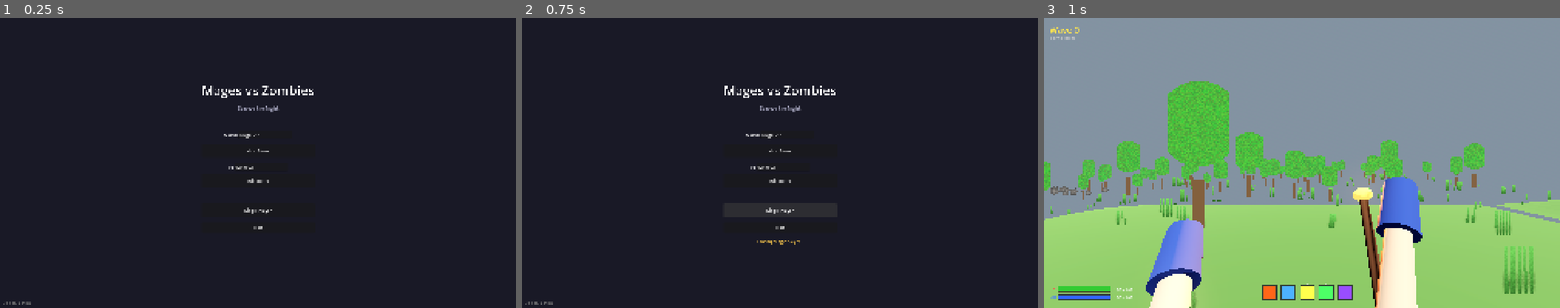
Above: before the commit, frames 1-3 (left to right).
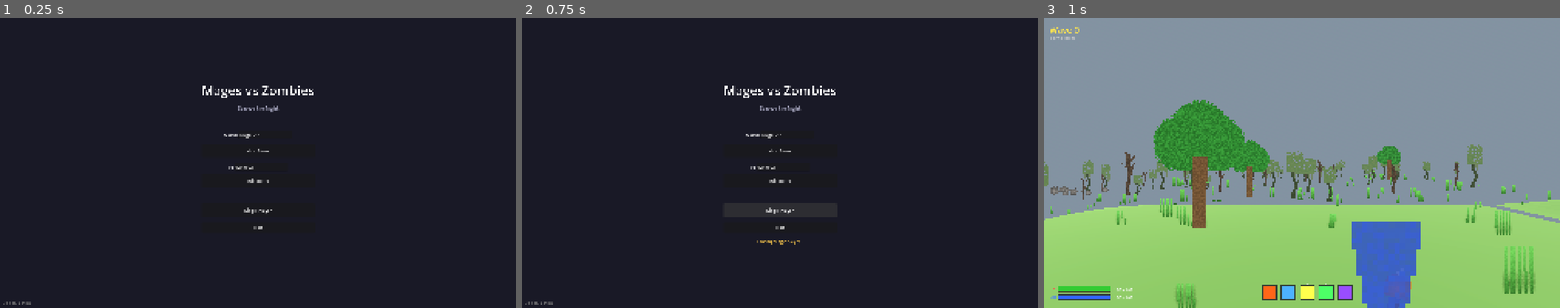
Above: after the commit, the same moments.

Repository: ruapotato/Mages-vs-Zombies
Game: Godot game, scene res://scenes/ui/main_menu.tscn
Two runs of this game, one before a commit and one after it. Both use one fixed random seed, a clock stepped at 60 frames per second and the inputs below.
Inputs:
- Up to frame 1 (0.25 s): no input
- Up to frame 2 (0.75 s): click "Single Player" at 0.5 s
- Up to frame 3 (1 s): no input

Frames 1-2 are identical in both runs. In frame 3, 16% of the frame differs, in the area x 0-86%, y 21-100%.
Error before the commit: Parse Error: Cannot infer the type of "px" variable because the value doesn't have a set type. (res://scripts/autoload/texture_generator.gd:185)

Commit message:
Fix script errors and convert arms to 2D sprites
- Fixed FirstPersonArms class reference using dynamic script loading
- Fixed texture_generator type inference (explicit int types for px/py)
- Added null guard for mesh_generator in terrain threading
- Converted first-person arms to 2D billboard Sprite3D
- Arms/wand now use pixel art textures matching Paper Mario style

🤖 Generated with [Claude Code](https://claude.com/claude-code)

Co-Authored-By: Claude Opus 4.5 <noreply@anthropic.com>

Diff:
--- a/scripts/autoload/texture_generator.gd
+++ b/scripts/autoload/texture_generator.gd
@@ -182,8 +182,8 @@
 		Vector2i(-1, -1)
 	]
 	for p in points:
-		var px := cx + p.x
-		var py := cy + p.y
+		var px: int = cx + p.x
+		var py: int = cy + p.y
 		if px >= 0 and px < 64 and py >= 0 and py < 96:
 			img.set_pixel(px, py, color)
 
@@ -295,17 +295,17 @@
 	for leg_offset in [-10, 10]:
 		for y in range(by - 15, by):
 			for dx in range(-6, 6):
-				var px := cx + leg_offset + dx
+				var px: int = cx + leg_offset + dx
 				if px >= 0 and px < img.get_width():
 					img.set_pixel(px, y, colors[2])
 
 	# Huge arms
 	for arm_side in [-1, 1]:
 		for i in range(25):
-			var px := cx + arm_side * (20 + i / 4)
-			var py := by - 55 + i
+			var px: int = cx + arm_side * (20 + i / 4)
+			var py: int = by - 55 + i
 			for dx in range(-4, 5):
-				var ppx := px + dx
+				var ppx: int = px + dx
 				if ppx >= 0 and ppx < img.get_width() and py >= 0 and py < img.get_height():
 					img.set_pixel(ppx, py, colors[1])
 
@@ -337,7 +337,7 @@
 		var width: int = 12
 		for x in range(cx - width, cx + width):
 			if x >= 0 and x < img.get_width():
-				var c := colors[0]
+				var c: Color = colors[0]
 				c.a = alpha * 0.7
 				img.set_pixel(x, y, c)
 
@@ -384,10 +384,10 @@
 	# Short stubby arms
 	for arm_side in [-1, 1]:
 		for i in range(8):
-			var px := cx + arm_side * (12 + i / 3)
-			var py := by - 35 + i
+			var px: int = cx + arm_side * (12 + i / 3)
+			var py: int = by - 35 + i
 			for dx in range(-2, 3):
-				var ppx := px + dx
+				var ppx: int = px + dx
 				if ppx >= 0 and ppx < img.get_width() and py >= 0 and py < img.get_height():
 					img.set_pixel(ppx, py, colors[1])
 
@@ -417,7 +417,7 @@
 		var leg_forward: int = 2 if leg_offset < 0 else -2
 		for y in range(by - 10, by):
 			for dx in range(-3, 3):
-				var px := cx + leg_offset + dx + leg_forward * (y - (by - 10)) / 10
+				var px: int = cx + leg_offset + dx + leg_forward * (y - (by - 10)) / 10
 				if px >= 0 and px < img.get_width():
 					img.set_pixel(px, y, colors[2])
 
@@ -425,10 +425,10 @@
 	for arm_side in [-1, 1]:
 		var reach_ext: int = 8 if reaching else 0
 		for i in range(15 + reach_ext):
-			var px := cx + arm_side * (10 + i / 2)
-			var py := y + i / 3 - reach_ext / 4
+			var px: int = cx + arm_side * (10 + i / 2)
+			var py: int = y + i / 3 - reach_ext / 4
 			for dx in range(-2, 3):
-				var ppx := px + dx
+				var ppx: int = px + dx
 				if ppx >= 0 and ppx < img.get_width() and py >= 0 and py < img.get_height():
 					img.set_pixel(ppx, py, colors[1])
 
@@ -504,8 +504,8 @@
 		for dy in range(-25, 20):
 			for dx in range(-20, 21):
 				if dx * dx + dy * dy < 350 + randf() * 100:
-					var px := center.x + dx
-					var py := center.y + dy
+					var px: int = center.x + dx
+					var py: int = center.y + dy
 					if px >= 0 and px < 64 and py >= 0 and py < 128:
 						var shade: float = 0.7 + randf() * 0.3
 						var existing: Color = img.get_pixel(px, py)
--- a/scripts/player/first_person_arms.gd
+++ b/scripts/player/first_person_arms.gd
@@ -1,202 +1,212 @@
 extends Node3D
 class_name FirstPersonArms
 
-## First-person arms and wand/staff visible from player's perspective
-## Rendered on a separate viewport layer so they don't clip through walls
-
-@onready var arm_left: MeshInstance3D
-@onready var arm_right: MeshInstance3D
-@onready var wand: MeshInstance3D
-@onready var wand_tip: MeshInstance3D
+## First-person arms and wand visible from player's perspective
+## Uses 2D billboard sprites for Paper Mario style
+
+# Billboard sprites
+var arm_sprite: Sprite3D
+var wand_sprite: Sprite3D
 
 # Animation state
 var idle_time: float = 0.0
 var cast_animation_time: float = 0.0
 var is_casting: bool = false
 
-# Wand tip glow color based on selected spell
-var current_spell_color: Color = Color(1, 0.5, 0.2)  # Fireball orange
-
-# Skin tone (matches player mage)
+# Spell color for wand glow
+var current_spell_color: Color = Color(1, 0.5, 0.2)
+
+# Colors
 var skin_color: Color = Color(0.96, 0.80, 0.69)
 var robe_color: Color = Color(0.2, 0.3, 0.7)
 
 
 func _ready() -> void:
-	_create_arms()
-	_create_wand()
+	_create_arm_sprite()
+	_create_wand_sprite()
 
 
 func _process(delta: float) -> void:
 	idle_time += delta
 
-	# Idle bob animation
 	if not is_casting:
 		_animate_idle(delta)
 	else:
 		_animate_cast(delta)
 
 
-func _create_arms() -> void:
-	# Left arm (less visible, off to the side)
-	arm_left = MeshInstance3D.new()
-	var left_mesh = CylinderMesh.new()
-	left_mesh.top_radius = 0.03
-	left_mesh.bottom_radius = 0.04
-	left_mesh.height = 0.35
-	arm_left.mesh = left_mesh
-
-	var left_mat = StandardMaterial3D.new()
-	left_mat.albedo_color = skin_color
-	arm_left.material_override = left_mat
-
-	arm_left.position = Vector3(-0.25, -0.3, -0.35)
-	arm_left.rotation_degrees = Vector3(-60, 0, 20)
-	add_child(arm_left)
-
-	# Left sleeve
-	var sleeve_left = MeshInstance3D.new()
-	var sleeve_mesh_l = CylinderMesh.new()
-	sleeve_mesh_l.top_radius = 0.045
-	sleeve_mesh_l.bottom_radius = 0.05
-	sleeve_mesh_l.height = 0.15
-	sleeve_left.mesh = sleeve_mesh_l
-
-	var sleeve_mat = StandardMaterial3D.new()
-	sleeve_mat.albedo_color = robe_color
-	sleeve_left.material_override = sleeve_mat
-	sleeve_left.position = Vector3(0, 0.15, 0)
-	arm_left.add_child(sleeve_left)
-
-	# Right arm (holding wand, more prominent)
-	arm_right = MeshInstance3D.new()
-	var right_mesh = CylinderMesh.new()
-	right_mesh.top_radius = 0.03
-	right_mesh.bottom_radius = 0.04
-	right_mesh.height = 0.4
-	arm_right.mesh = right_mesh
-
-	var right_mat = StandardMaterial3D.new()
-	right_mat.albedo_color = skin_color
-	arm_right.material_override = right_mat
-
-	arm_right.position = Vector3(0.2, -0.25, -0.4)
-	arm_right.rotation_degrees = Vector3(-45, -15, -10)
-	add_child(arm_right)
-
-	# Right sleeve
-	var sleeve_right = MeshInstance3D.new()
-	var sleeve_mesh_r = CylinderMesh.new()
-	sleeve_mesh_r.top_radius = 0.045
-	sleeve_mesh_r.bottom_radius = 0.05
-	sleeve_mesh_r.height = 0.15
-	sleeve_right.mesh = sleeve_mesh_r
-	sleeve_right.material_override = sleeve_mat
-	sleeve_right.position = Vector3(0, 0.18, 0)
-	arm_right.add_child(sleeve_right)
-
-	# Right hand (gripping wand)
-	var hand_right = MeshInstance3D.new()
-	var hand_mesh = SphereMesh.new()
-	hand_mesh.radius = 0.04
-	hand_mesh.height = 0.06
-	hand_right.mesh = hand_mesh
-	hand_right.material_override = left_mat  # Same skin material
-	hand_right.position = Vector3(0, -0.22, 0)
-	arm_right.add_child(hand_right)
-
-
-func _create_wand() -> void:
-	# Wand/staff attached to right hand
-	wand = MeshInstance3D.new()
-	var wand_mesh = CylinderMesh.new()
-	wand_mesh.top_radius = 0.015
-	wand_mesh.bottom_radius = 0.02
-	wand_mesh.height = 0.5
-	wand.mesh = wand_mesh
-
-	var wand_mat = StandardMaterial3D.new()
-	wand_mat.albedo_color = Color(0.4, 0.25, 0.15)  # Wood color
-	wand.material_override = wand_mat
-
-	wand.position = Vector3(0.22, -0.35, -0.55)
-	wand.rotation_degrees = Vector3(-30, -10, 5)
-	add_child(wand)
-
-	# Crystal/gem at tip of wand
-	wand_tip = MeshInstance3D.new()
-	var tip_mesh = SphereMesh.new()
-	tip_mesh.radius = 0.035
-	tip_mesh.height = 0.05
-	wand_tip.mesh = tip_mesh
-
-	var tip_mat = StandardMaterial3D.new()
-	tip_mat.albedo_color = current_spell_color
-	tip_mat.emission_enabled = true
-	tip_mat.emission = current_spell_color
-	tip_mat.emission_energy_multiplier = 2.0
-	wand_tip.material_override = tip_mat
-
-	wand_tip.position = Vector3(0, 0.27, 0)
-	wand.add_child(wand_tip)
-
-	# Add a small light at wand tip
+func _create_arm_sprite() -> void:
+	arm_sprite = Sprite3D.new()
+	arm_sprite.name = "ArmSprite"
+
+	# Generate arm texture
+	var img = Image.create(32, 48, false, Image.FORMAT_RGBA8)
+	img.fill(Color(0, 0, 0, 0))
+
+	# Draw right arm and hand holding position
+	_draw_arm_texture(img)
+
+	arm_sprite.texture = ImageTexture.create_from_image(img)
+	arm_sprite.pixel_size = 0.01
+	arm_sprite.texture_filter = BaseMaterial3D.TEXTURE_FILTER_NEAREST
+	arm_sprite.billboard = BaseMaterial3D.BILLBOARD_DISABLED  # Fixed relative to camera
+	arm_sprite.position = Vector3(0.15, -0.2, -0.35)
+
+	add_child(arm_sprite)
+
+
+func _draw_arm_texture(img: Image) -> void:
+	var cx: int = 16
+	var by: int = 44
+
+	# Robe sleeve
+	for y in range(0, 20):
+		var width: int = 6 - y / 5
+		for dx in range(-width, width + 1):
+			var px: int = cx + dx
+			if px >= 0 and px < 32:
+				var shade: float = 0.85 + randf() * 0.15
+				img.set_pixel(px, y, robe_color * shade)
+
+	# Arm/skin
+	for y in range(18, 35):
+		var width: int = 4 - (y - 18) / 8
+		for dx in range(-width, width + 1):
+			var px: int = cx + dx
+			if px >= 0 and px < 32:
+				var shade: float = 0.9 + randf() * 0.1
+				img.set_pixel(px, y, skin_color * shade)
+
+	# Hand (gripping)
+	for dy in range(-3, 4):
+		for dx in range(-4, 5):
+			var dist: float = sqrt(dx * dx + dy * dy)
+			if dist < 4:
+				var px: int = cx + dx
+				var py: int = 38 + dy
+				if px >= 0 and px < 32 and py >= 0 and py < 48:
+					img.set_pixel(px, py, skin_color * 0.95)
+
+	# Fingers curled
+	for i in range(3):
+		var px: int = cx - 2 + i * 2
+		for py in range(40, 45):
+			if px >= 0 and px < 32:
+				img.set_pixel(px, py, skin_color * 0.9)
+
+
+func _create_wand_sprite() -> void:
+	wand_sprite = Sprite3D.new()
+	wand_sprite.name = "WandSprite"
+
+	# Generate wand texture
+	var img = Image.create(16, 48, false, Image.FORMAT_RGBA8)
+	img.fill(Color(0, 0, 0, 0))
+
+	_draw_wand_texture(img)
+
+	wand_sprite.texture = ImageTexture.create_from_image(img)
+	wand_sprite.pixel_size = 0.008
+	wand_sprite.texture_filter = BaseMaterial3D.TEXTURE_FILTER_NEAREST
+	wand_sprite.billboard = BaseMaterial3D.BILLBOARD_DISABLED
+
+	# Position wand in hand
+	wand_sprite.position = Vector3(0.17, -0.22, -0.4)
+	wand_sprite.rotation_degrees = Vector3(0, 0, -15)
+
+	add_child(wand_sprite)
+
+	# Add glow light at wand tip
 	var tip_light = OmniLight3D.new()
+	tip_light.name = "WandGlow"
 	tip_light.light_color = current_spell_color
-	tip_light.light_energy = 0.5
-	tip_light.omni_range = 1.0
+	tip_light.light_energy = 0.8
+	tip_light.omni_range = 0.8
 	tip_light.omni_attenuation = 2.0
-	wand_tip.add_child(tip_light)
-
-
-func _animate_idle(delta: float) -> void:
-	# Gentle breathing/swaying animation
-	var bob = sin(idle_time * 1.5) * 0.01
-	var sway = sin(idle_time * 0.8) * 0.5
-
-	position.y = bob
-	rotation_degrees.z = sway
-
-	# Subtle wand tip glow pulse
-	if wand_tip:
-		var mat = wand_tip.material_override as StandardMaterial3D
-		if mat:
-			mat.emission_energy_multiplier = 1.5 + sin(idle_time * 3.0) * 0.5
+	tip_light.position = Vector3(0, 0.18, 0)
+	wand_sprite.add_child(tip_light)
+
+
+func _draw_wand_texture(img: Image) -> void:
+	var cx: int = 8
+	var by: int = 44
+
+	# Wand shaft (wood)
+	var wood_color = Color(0.45, 0.3, 0.15)
+	for y in range(12, by):
+		for dx in range(-1, 2):
+			var px: int = cx + dx
+			if px >= 0 and px < 16:
+				var shade: float = 0.85 + randf() * 0.15
+				img.set_pixel(px, y, wood_color * shade)
+
+	# Crystal/gem at tip
+	for dy in range(-8, 3):
+		for dx in range(-3, 4):
+			var dist: float = sqrt(dx * dx + dy * dy)
+			if dist < 4:
+				var px: int = cx + dx
+				var py: int = 10 + dy
+				if px >= 0 and px < 16 and py >= 0:
+					var brightness: float = 0.7 + (1.0 - dist / 4.0) * 0.3
+					img.set_pixel(px, py, current_spell_color * brightness)
+
+	# Crystal highlight
+	img.set_pixel(cx - 1, 6, Color(1, 1, 1, 0.9))
+	img.set_pixel(cx, 5, Color(1, 1, 1, 0.8))
+
+
+func _animate_idle(_delta: float) -> void:
+	# Gentle bob
+	var bob = sin(idle_time * 1.5) * 0.008
+	var sway = sin(idle_time * 0.8) * 0.3
+
+	if arm_sprite:
+		arm_sprite.position.y = -0.2 + bob
+
+	if wand_sprite:
+		wand_sprite.position.y = -0.22 + bob
+		wand_sprite.rotation_degrees.z = -15 + sway
+
+	# Pulse wand glow
+	var glow = wand_sprite.get_node_or_null("WandGlow") as OmniLight3D
+	if glow:
+		glow.light_energy = 0.6 + sin(idle_time * 3.0) * 0.3
 
 
 func _animate_cast(delta: float) -> void:
 	cast_animation_time += delta
 
-	# Quick forward thrust then return
-	var progress = cast_animation_time / 0.3  # 0.3 second animation
+	var progress = cast_animation_time / 0.25  # 0.25 second animation
 
 	if progress < 0.5:
 		# Thrust forward
-		var thrust = progress * 2.0  # 0 to 1 in first half
-		arm_right.rotation_degrees.x = -45 - thrust * 30
-		wand.position.z = -0.55 - thrust * 0.15
-
-		# Brighten wand tip
-		if wand_tip:
-			var mat = wand_tip.material_override as StandardMaterial3D
-			if mat:
-				mat.emission_energy_multiplier = 2.0 + thrust * 6.0
+		var thrust = progress * 2.0
+		if wand_sprite:
+			wand_sprite.position.z = -0.4 - thrust * 0.1
+			wand_sprite.rotation_degrees.x = -thrust * 20
+
+		# Brighten glow
+		var glow = wand_sprite.get_node_or_null("WandGlow") as OmniLight3D
+		if glow:
+			glow.light_energy = 0.8 + thrust * 3.0
 	else:
 		# Return
-		var ret = (progress - 0.5) * 2.0  # 0 to 1 in second half
-		arm_right.rotation_degrees.x = -75 + ret * 30
-		wand.position.z = -0.7 + ret * 0.15
-
-		if wand_tip:
-			var mat = wand_tip.material_override as StandardMaterial3D
-			if mat:
-				mat.emission_energy_multiplier = 8.0 - ret * 6.0
+		var ret = (progress - 0.5) * 2.0
+		if wand_sprite:
+			wand_sprite.position.z = -0.5 + ret * 0.1
+			wand_sprite.rotation_degrees.x = -20 + ret * 20
+
+		var glow = wand_sprite.get_node_or_null("WandGlow") as OmniLight3D
+		if glow:
+			glow.light_energy = 3.8 - ret * 3.0
 
 	if progress >= 1.0:
 		is_casting = false
 		cast_animation_time = 0.0
-		arm_right.rotation_degrees.x = -45
-		wand.position.z = -0.55
+		if wand_sprite:
+			wand_sprite.position.z = -0.4
+			wand_sprite.rotation_degrees.x = 0
 
 
 func play_cast_animation() -> void:
@@ -207,40 +217,33 @@
 func set_spell_color(color: Color) -> void:
 	current_spell_color = color
 
-	if wand_tip:
-		var mat = wand_tip.material_override as StandardMaterial3D
-		if mat:
-			mat.albedo_color = color
-			mat.emission = color
-
-		# Update light color
-		for child in wand_tip.get_children():
-			if child is OmniLight3D:
-				child.light_color = color
+	# Update wand texture
+	if wand_sprite:
+		var img = Image.create(16, 48, false, Image.FORMAT_RGBA8)
+		img.fill(Color(0, 0, 0, 0))
+		_draw_wand_texture(img)
+		wand_sprite.texture = ImageTexture.create_from_image(img)
+
+	# Update light color
+	if wand_sprite:
+		var glow = wand_sprite.get_node_or_null("WandGlow") as OmniLight3D
+		if glow:
+			glow.light_color = color
 
 
 func set_skin_tone(skin: Color) -> void:
 	skin_color = skin
-
-	if arm_left:
-		var mat = arm_left.material_override as StandardMaterial3D
-		if mat:
-			mat.albedo_color = skin
-
-	if arm_right:
-		var mat = arm_right.material_override as StandardMaterial3D
-		if mat:
-			mat.albedo_color = skin
+	_regenerate_arm_texture()
 
 
 func set_robe_color(robe: Color) -> void:
 	robe_color = robe
-
-	# Update sleeve colors
-	for arm in [arm_left, arm_right]:
-		if arm:
-			for child in arm.get_children():
-				if child is MeshInstance3D:
-					var mat = child.material_override as StandardMaterial3D
-					if mat and mat.albedo_color != skin_color:
-						mat.albedo_color = robe
+	_regenerate_arm_texture()
+
+
+func _regenerate_arm_texture() -> void:
+	if arm_sprite:
+		var img = Image.create(32, 48, false, Image.FORMAT_RGBA8)
+		img.fill(Color(0, 0, 0, 0))
+		_draw_arm_texture(img)
+		arm_sprite.texture = ImageTexture.create_from_image(img)
--- a/scripts/player/player_controller.gd
+++ b/scripts/player/player_controller.gd
@@ -11,7 +11,7 @@
 @onready var mage_sprite: Sprite3D = $MageSprite
 @onready var staff_sprite: Sprite3D = $StaffSprite
 @onready var spell_spawn_point: Marker3D = $CameraMount/SpellSpawnPoint
-@onready var first_person_arms: FirstPersonArms = $CameraMount/Camera3D/FirstPersonArms
+@onready var first_person_arms: Node3D = $CameraMount/Camera3D/FirstPersonArms
 
 # Movement parameters
 @export_group("Movement")
@@ -100,9 +100,12 @@
 func _setup_first_person_arms() -> void:
 	# Create first-person arms if not already present
 	if not first_person_arms and camera:
-		first_person_arms = FirstPersonArms.new()
-		first_person_arms.name = "FirstPersonArms"
-		camera.add_child(first_person_arms)
+		var arms_script = load("res://scripts/player/first_person_arms.gd")
+		if arms_script:
+			first_person_arms = Node3D.new()
+			first_person_arms.set_script(arms_script)
+			first_person_arms.name = "FirstPersonArms"
+			camera.add_child(first_person_arms)
 
 	# Set spell color based on current slot
 	if first_person_arms:
--- a/scripts/terrain/terrain_world.gd
+++ b/scripts/terrain/terrain_world.gd
@@ -317,11 +317,23 @@
 
 ## Threaded mesh generation
 func _generate_mesh_threaded(chunk_key: String, chunk, neighbors: Dictionary, lod_level: int = 0) -> void:
+	# Safety check - mesh_generator must exist
+	if not mesh_generator:
+		mesh_result_mutex.lock()
+		completed_mesh_results.append({
+			"chunk_key": chunk_key,
+			"mesh": null,
+			"collision_shape": null,
+			"lod_level": lod_level
+		})
+		mesh_result_mutex.unlock()
+		return
+
 	var mesh: ArrayMesh = mesh_generator.generate_mesh(chunk, neighbors, lod_level)
 	var collision_shape: ConcavePolygonShape3D = null
 
 	# Only generate collision for high detail chunks (LOD 0 and 1)
-	if mesh and lod_level <= 1:
+	if mesh and lod_level <= 1 and mesh_generator:
 		collision_shape = mesh_generator.generate_collision_shape(mesh)
 
 	mesh_result_mutex.lock()
